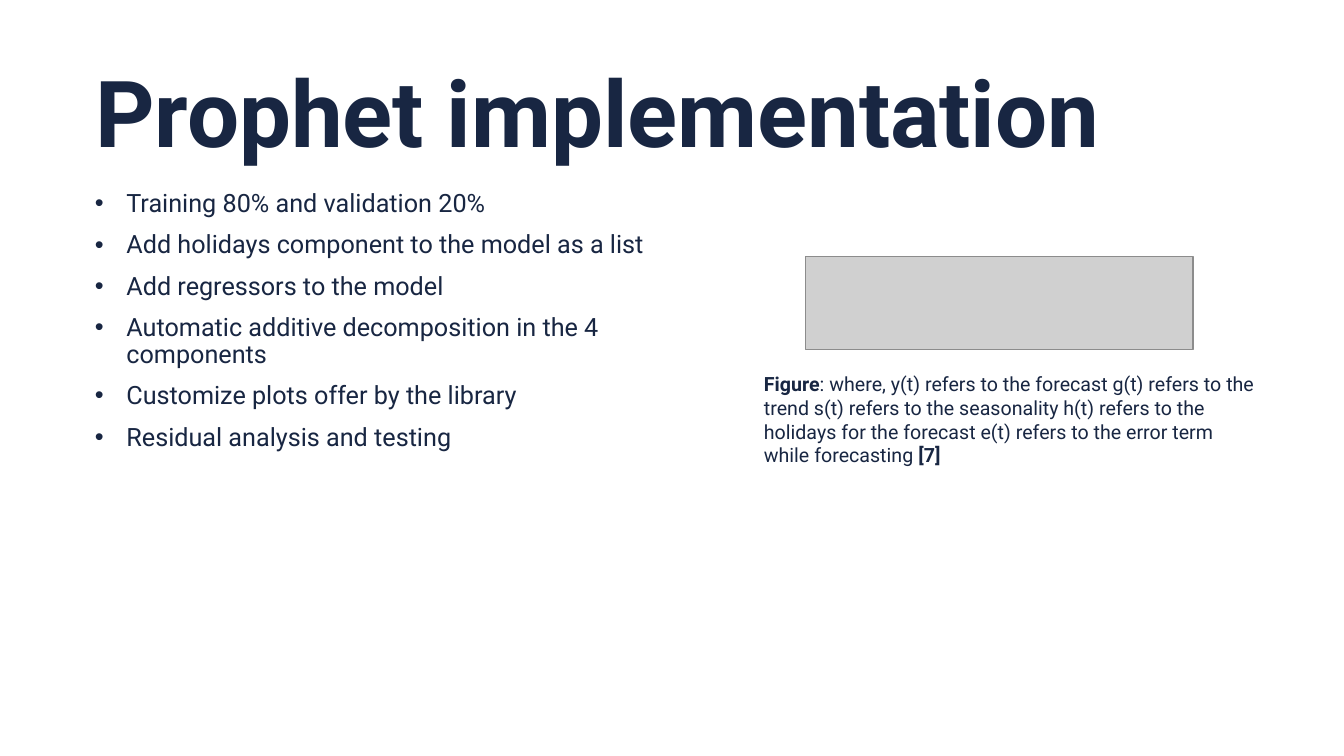
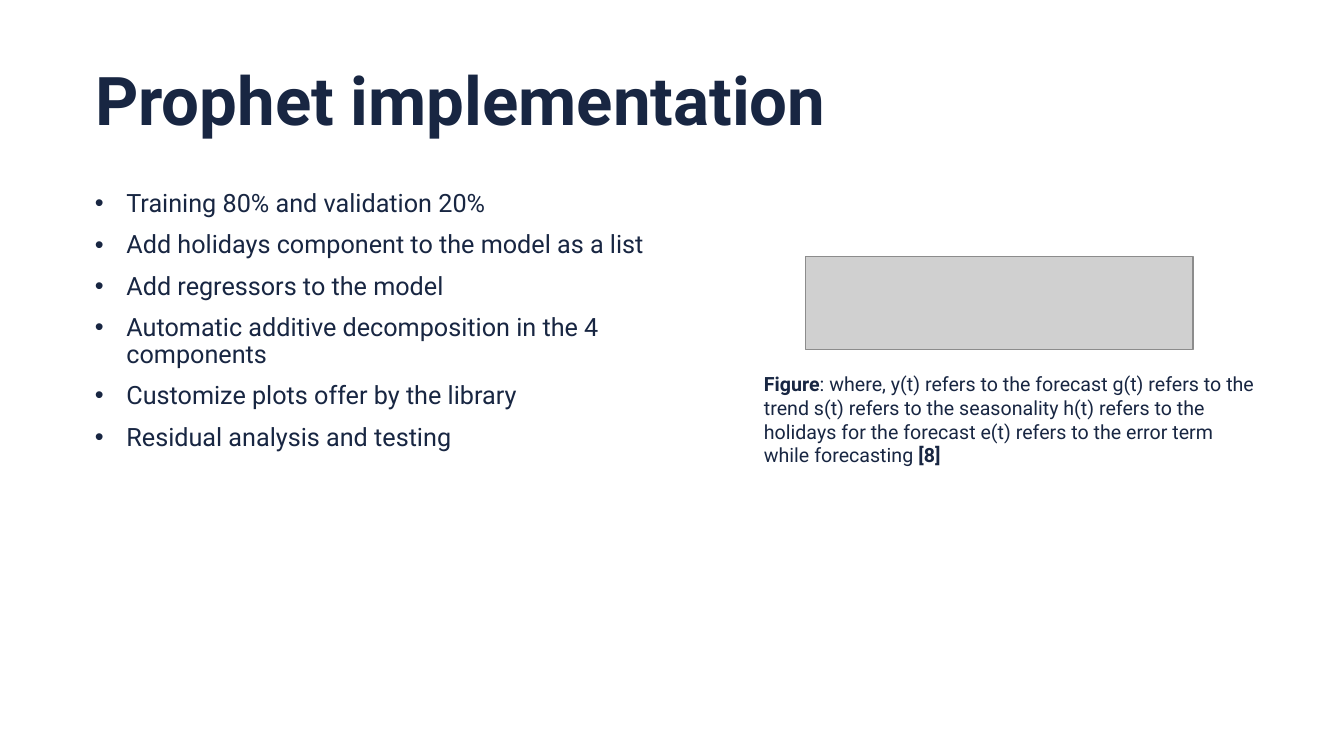
Before and after one commit to silviufilote/S4HDD, a slide deck: slide 35 of Time series project/documentation/slides.pptx (slide 22 before the commit). Drawn at 1344x756 pixels with LibreOffice and Linux fonts; fonts in the diff are those of the drawing; grey boxes stand for pictures; background and template pictures are left out. Boxes give left, top, right and bottom in pixels: in the first picture for what was removed or moved away, otherwise in the second. Text is boxed around its words. In the diff, an @@ line names an element or a change of style, - is before the commit and + after.

```diff
--- a/Time series project/documentation/slides.pptx
+++ b/Time series project/documentation/slides.pptx
@@ title "Prophet implementation" at [95, 74, 825, 139]: size 66 to 48 pt @@
@@ text at [764, 375, 1254, 468]: text changed @@
-Figure: where, y(t) refers to the forecast g(t) refers to the trend s(t) refers to the seasonality h(t) refers to the holidays for the forecast e(t) refers to the error term while forecasting [7]
+Figure: where, y(t) refers to the forecast g(t) refers to the trend s(t) refers to the seasonality h(t) refers to the holidays for the forecast e(t) refers to the error term while forecasting [8]
```
Also in this commit, not shown: 17 other slides changed, 13 slides added, 2 other files.
